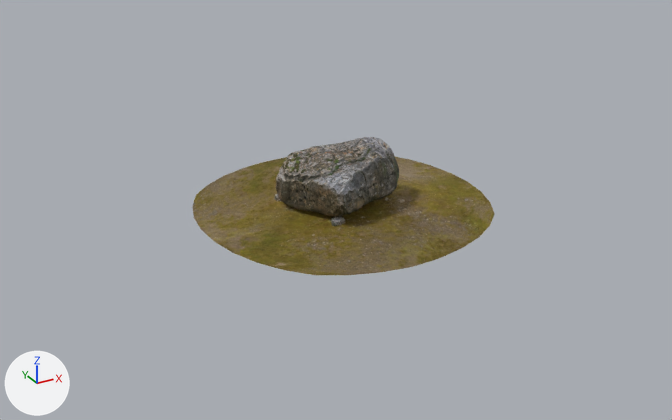
What one commit did to the glTF model 3D/Jalkakivi.gltf.
One viewpoint serves both versions: a camera (50 mm lens) standing at (-5.35, -9.56, 4.56) and looking at (-0.21, -0.22, -0.11). Every picture has the same lights, and +X, +Y and +Z are marked at lower left.

Names of what the first picture shows: 'Plane', 'Rock-14.001', 'Rock-14.002', 'Rock-14.004'.
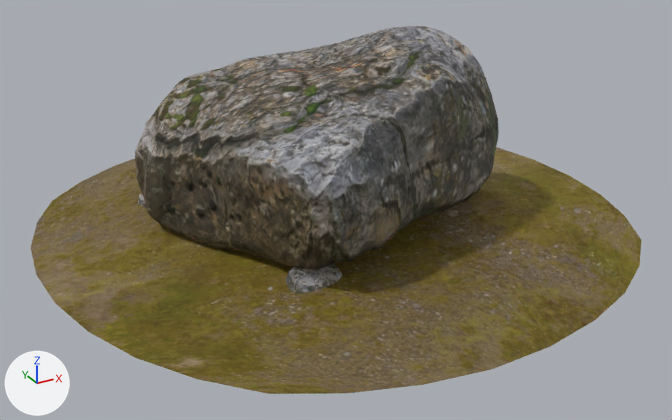
Pixel boxes (x1, y1, x2, y2) of what changed, in the pictures (672 x 420 px):
'Plane', moved, rescaled (102% wider, 108% taller)
    before: (193, 157, 495, 275)
    after: (31, 147, 641, 394)
'Rock-14.002', moved, rescaled (194% wider, 202% taller)
    before: (276, 137, 399, 217)
    after: (135, 26, 499, 270)
'Rock-14.001', moved, rescaled
    before: (331, 216, 345, 226)
    after: (286, 264, 342, 294)
'Rock-14.004', moved, rescaled
    before: (274, 193, 282, 202)
    after: (138, 194, 145, 207)

The change in detail:
Object 'Plane' (ob_plane) moves from (0.0, 0.0, 0.0) to (-0.06, 0.12, -0.09).
Object 'Plane' (ob_plane) is rescaled from (1.0, 1.0, 1.0) to (2.0, 2.0, 2.0).
Object 'Rock-14.002' (ob_rock_14_002) moves from (-0.08, -0.06, 0.09) to (-0.17, 0.25, 0.11).
Object 'Rock-14.002' (ob_rock_14_002) is rescaled from (0.0985, 0.137, 0.0994) to (0.291, 0.403, 0.293).
Object 'Rock-14.001' (ob_rock_14_001) moves from (-0.4, -0.66, -0.08) to (-1.11, -1.52, -0.43).
Object 'Rock-14.001' (ob_rock_14_001) is rescaled from (0.00482, 0.0114, 0.00944) to (0.0175, 0.0413, 0.0343).
Object 'Rock-14.004' (ob_rock_14_004) moves from (-0.65, 0.33, -0.13) to (-1.85, 1.39, -0.54).
Object 'Rock-14.004' (ob_rock_14_004) is rescaled from (0.0128, 0.025, 0.02) to (0.04, 0.0784, 0.0628).
